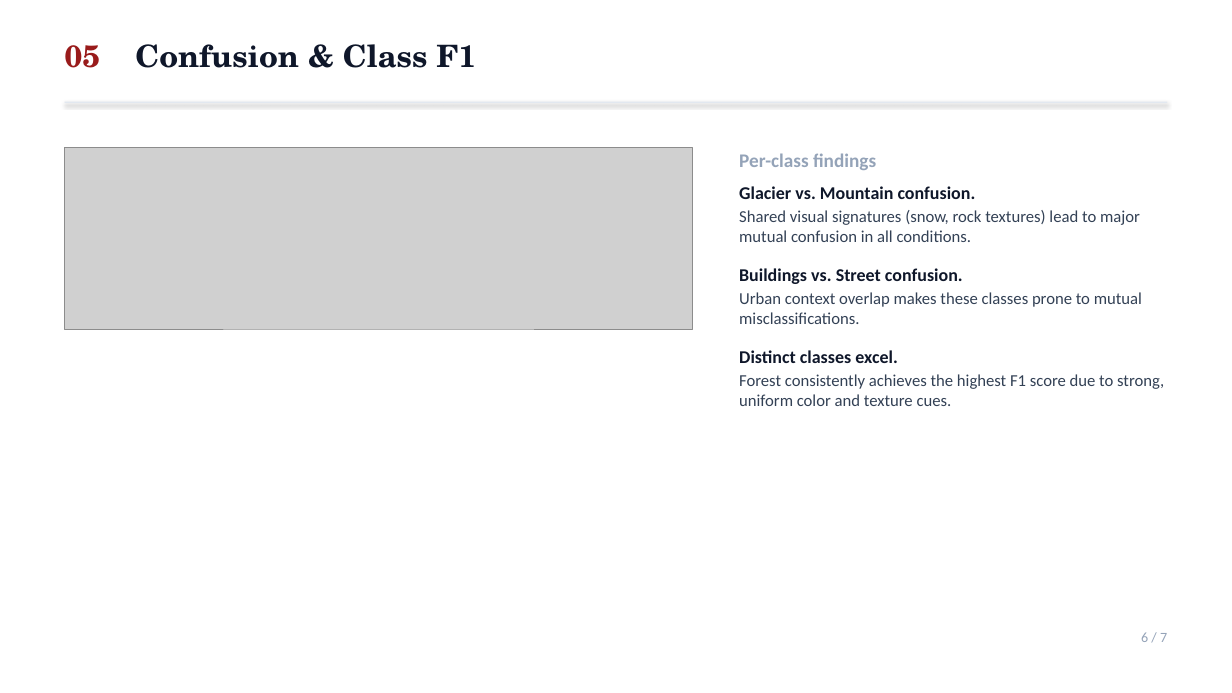
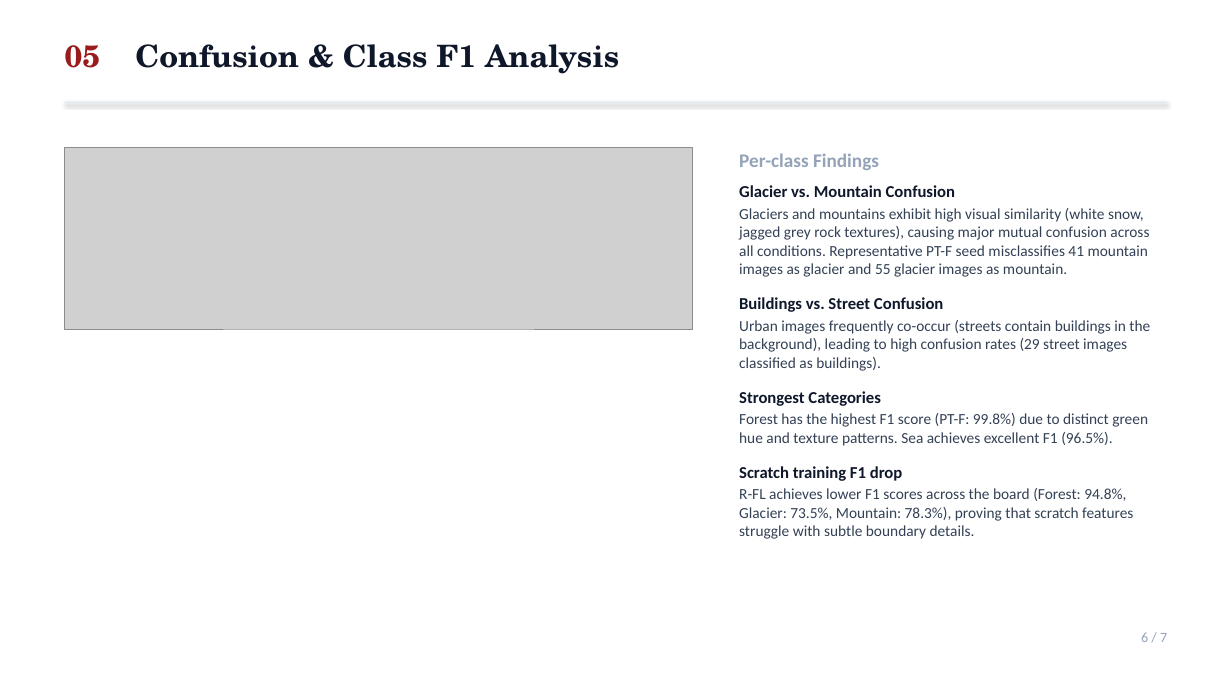
Before and after one commit to shrirag10/CS5330-Pattern-Recognition-Computer-vision-, a slide deck: slide 6 of Projects/final_project/presentation/presentation.pptx. Drawn at 1232x693 pixels with LibreOffice and Linux fonts; fonts in the diff are those of the drawing; grey boxes stand for pictures. Boxes give left, top, right and bottom in pixels: in the first picture for what was removed or moved away, otherwise in the second. Text is boxed around its words. In the diff, an @@ line names an element or a change of style, - is before the commit and + after.

Commit message:
Make PPTX presentation more dense with info, adding all metrics, parameters, mathematical formulas, and class-wise details

```diff
--- a/Projects/final_project/presentation/presentation.pptx
+++ b/Projects/final_project/presentation/presentation.pptx
@@ text at [65,44,619,74]: text changed @@
-05 Confusion & Class F1
+05 Confusion & Class F1 Analysis
@@ text at [739,153,1150,539]: text changed; size 13 to 12 pt @@
-Per-class findings
-Glacier vs. Mountain confusion.
-Shared visual signatures (snow, rock textures) lead to major mutual confusion in all conditions.
-Buildings vs. Street confusion.
-Urban context overlap makes these classes prone to mutual misclassifications.
-Distinct classes excel.
-Forest consistently achieves the highest F1 score due to strong, uniform color and texture cues.
+Per-class Findings
+Glacier vs. Mountain Confusion
+Glaciers and mountains exhibit high visual similarity (white snow, jagged grey rock textures), causing major mutual confusion across all conditions. Representative PT-F seed misclassifies 41 mountain images as glacier and 55 glacier images as mountain.
+Buildings vs. Street Confusion
+Urban images frequently co-occur (streets contain buildings in the background), leading to high confusion rates (29 street images classified as buildings).
+Strongest Categories
+Forest has the highest F1 score (PT-F: 99.8%) due to distinct green hue and texture patterns. Sea achieves excellent F1 (96.5%).
+Scratch training F1 drop
+R-FL achieves lower F1 scores across the board (Forest: 94.8%, Glacier: 73.5%, Mountain: 78.3%), proving that scratch features struggle with subtle boundary details.
```
Also in this commit, not shown: 6 other slides changed, 1 other file.
